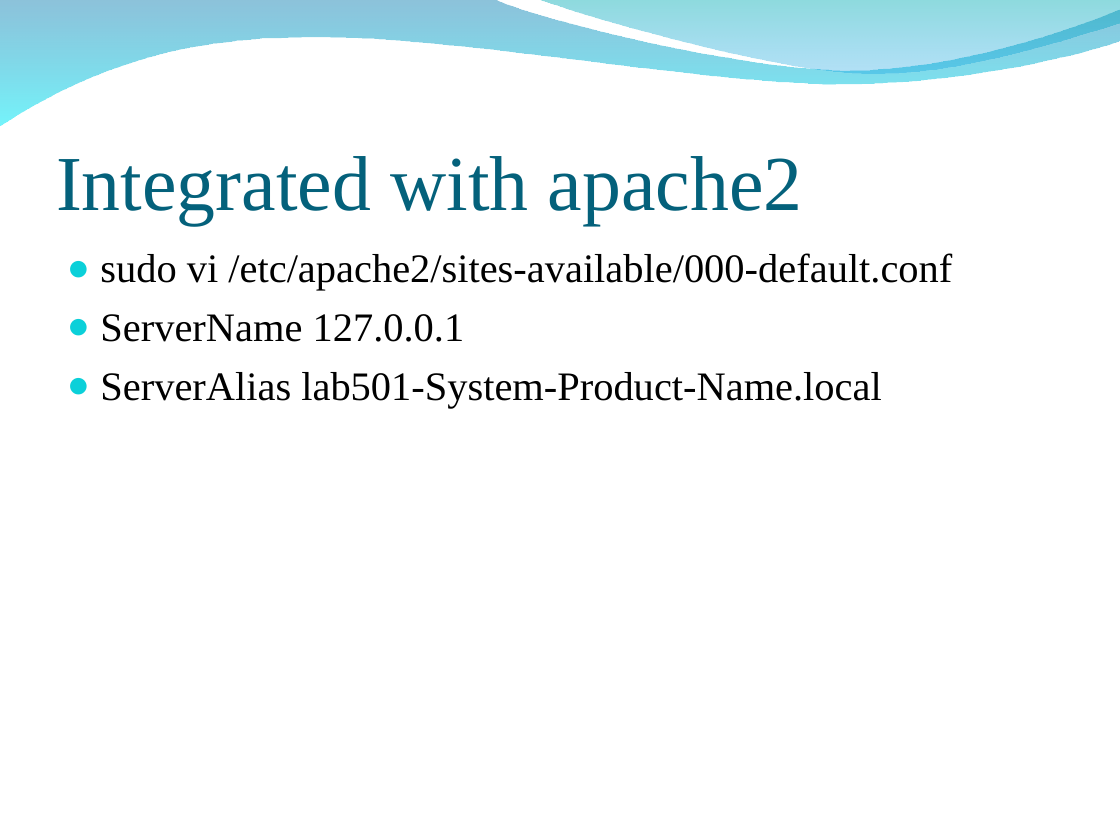
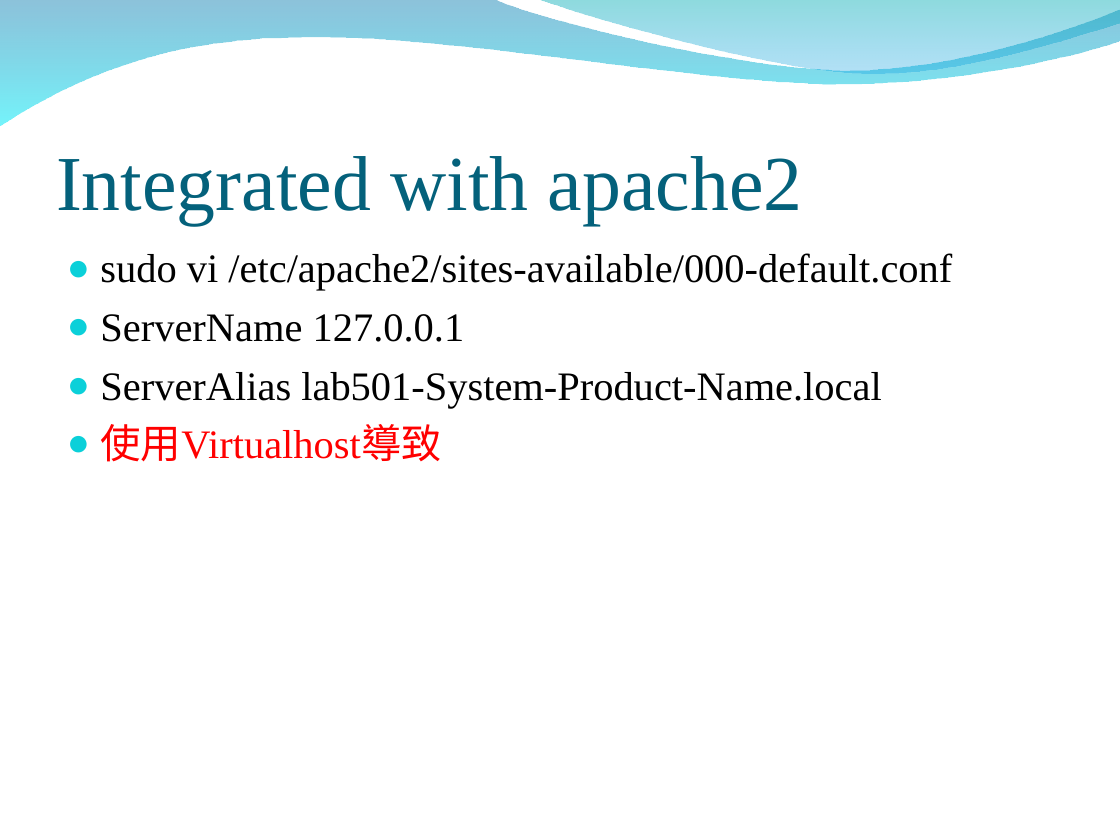
Before and after one commit to peter279k/regular_meeting, a slide deck: slide 12 of mDNS.ppt (slide 7 before the commit). Drawn at 1120x840 pixels with LibreOffice and Linux fonts; fonts in the diff are those of the drawing; background and template pictures are left out. Boxes give left, top, right and bottom in pixels: in the first picture for what was removed or moved away, otherwise in the second. Text is boxed around its words. In the diff, an @@ line names an element or a change of style, - is before the commit and + after.

```diff
--- a/mDNS.ppt
+++ b/mDNS.ppt
@@ text at (x1=100, y1=424, x2=442, y2=462): paragraph added @@
+● 使用Virtualhost導致
```
Also in this commit, not shown: 5 slides added, 1 other file.
